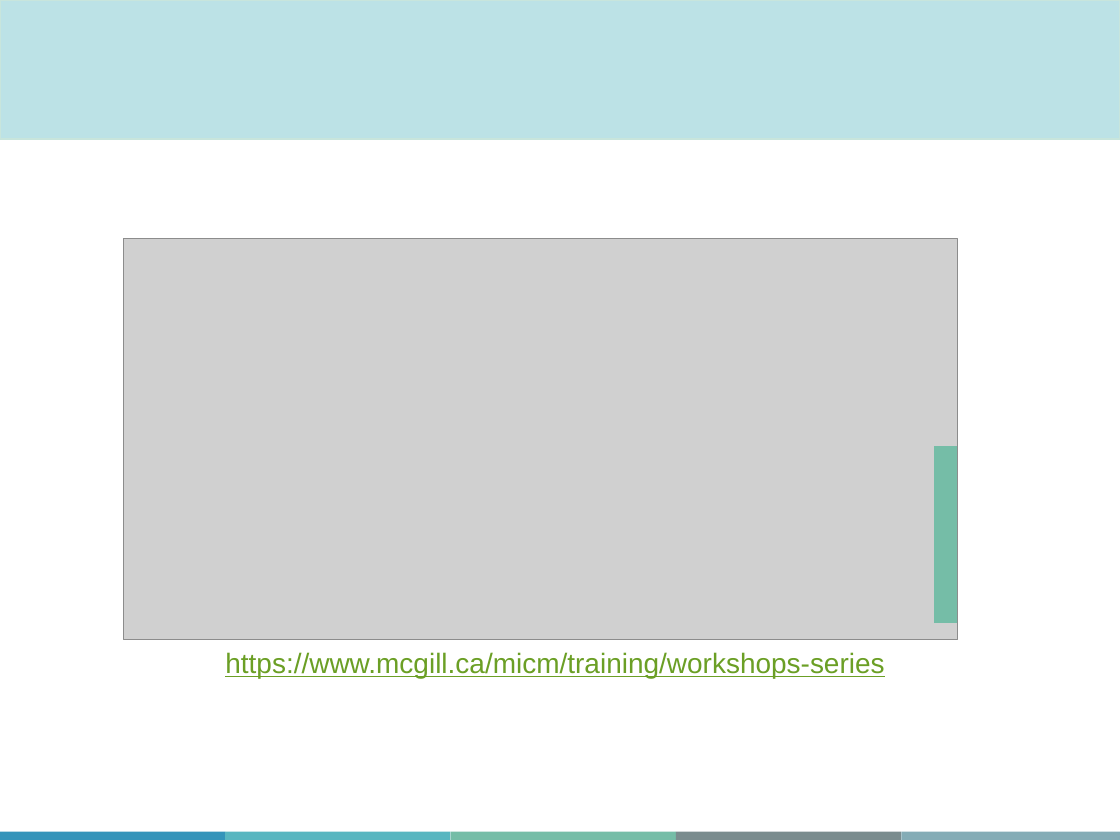
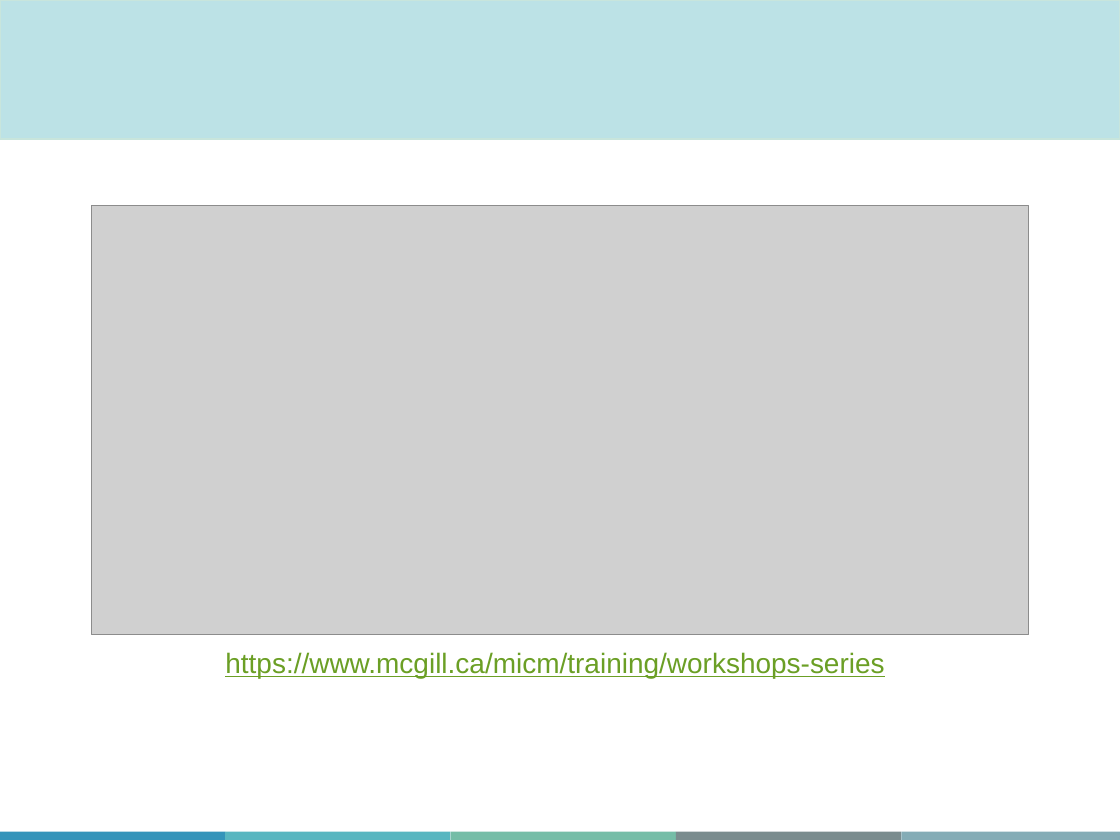
Before and after one commit to MJousse/IntroRacademic, a slide deck: slide 4 of slides/MiCM_IntroToR.pptx. Drawn at 1120x840 pixels with LibreOffice and Linux fonts; fonts in the diff are those of the drawing; grey boxes stand for pictures; background and template pictures are left out. Boxes give left, top, right and bottom in pixels: in the first picture for what was removed or moved away, otherwise in the second. Text is boxed around its words. In the diff, an @@ line names an element or a change of style, - is before the commit and + after.

```diff
--- a/slides/MiCM_IntroToR.pptx
+++ b/slides/MiCM_IntroToR.pptx
@@ picture: place and size @@
-picture at <box>123,239,958,640</box>
+picture at <box>92,205,1029,634</box>
@@ rectangle removed at <box>935,447,956,623</box> @@
```
Also in this commit, not shown: 2 other slides changed, 2 other files.
